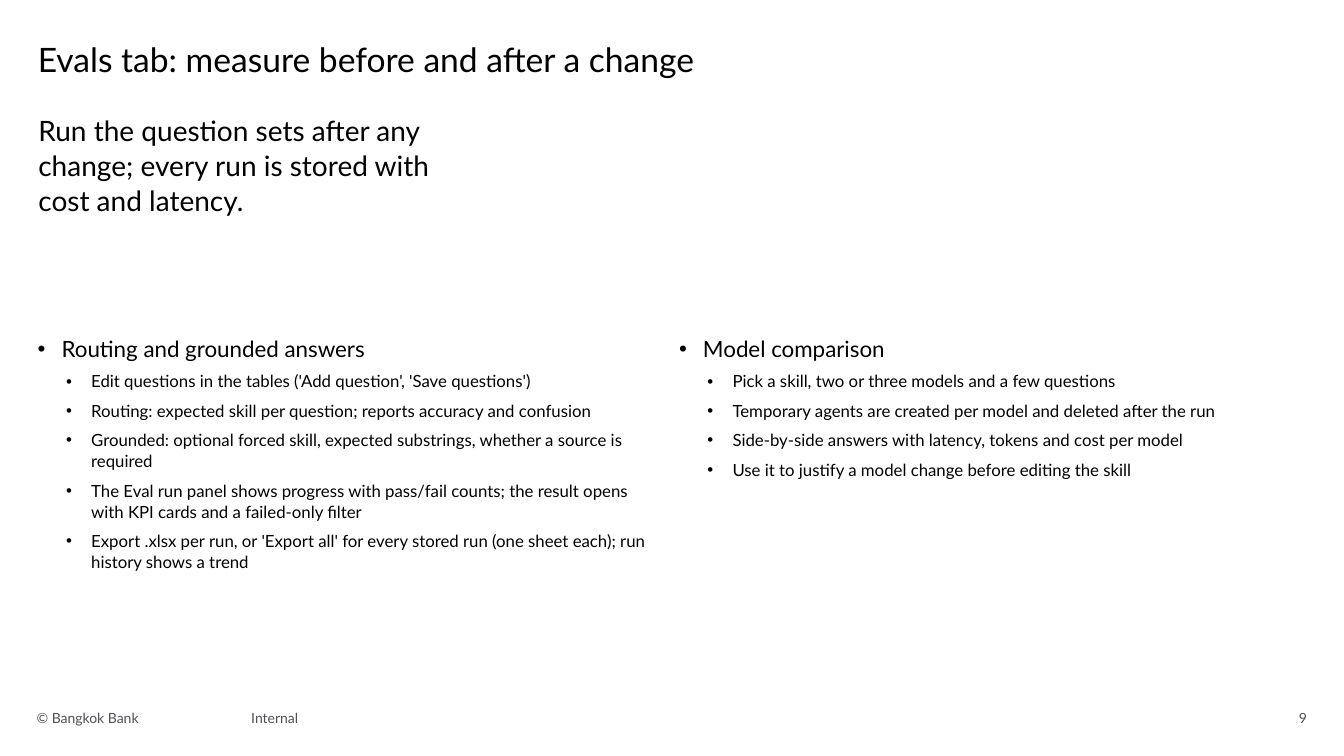
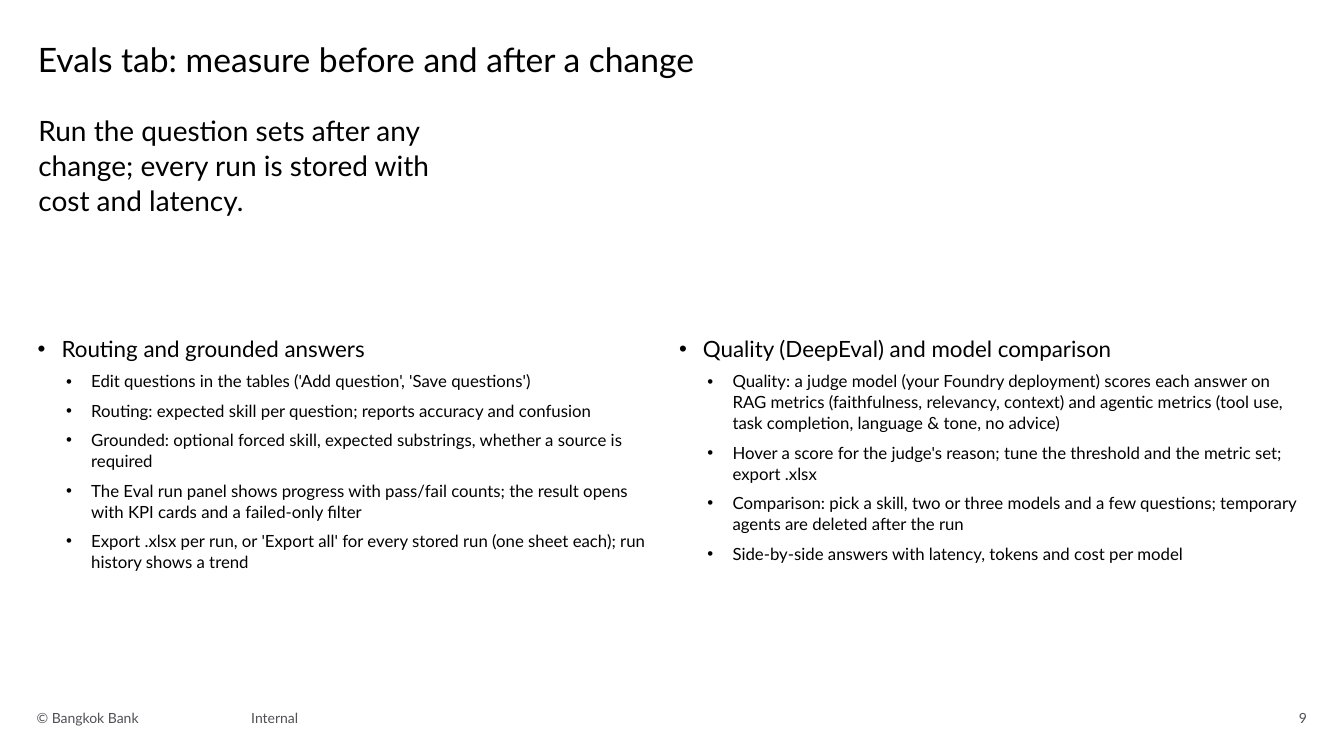
Before and after one commit to chanthaphan/agentic-rag-poc, a slide deck: slide 9 of docs/slides/bankrag-user-manual.pptx. Drawn at 1344x756 pixels with LibreOffice and Linux fonts; fonts in the diff are those of the drawing; background and template pictures are left out. Boxes give left, top, right and bottom in pixels: in the first picture for what was removed or moved away, otherwise in the second. Text is boxed around its words. In the diff, an @@ line names an element or a change of style, - is before the commit and + after.

```diff
--- a/docs/slides/bankrag-user-manual.pptx
+++ b/docs/slides/bankrag-user-manual.pptx
@@ text at (x1=703, y1=340, x2=1297, y2=533): text changed @@
-• Model comparison
-  • Pick a skill, two or three models and a few questions
-  • Temporary agents are created per model and deleted after the run
+• Quality (DeepEval) and model comparison
+  • Quality: a judge model (your Foundry deployment) scores each answer on RAG metrics (faithfulness, relevancy, context) and agentic metrics (tool use, task completion, language & tone, no advice)
+  • Hover a score for the judge's reason; tune the threshold and the metric set; export .xlsx
+  • Comparison: pick a skill, two or three models and a few questions; temporary agents are deleted after the run
@@ text at (x1=733, y1=463, x2=1131, y2=479): paragraph removed @@
-  • Use it to justify a model change before editing the skill
```
Also in this commit, not shown: 19 other files.
